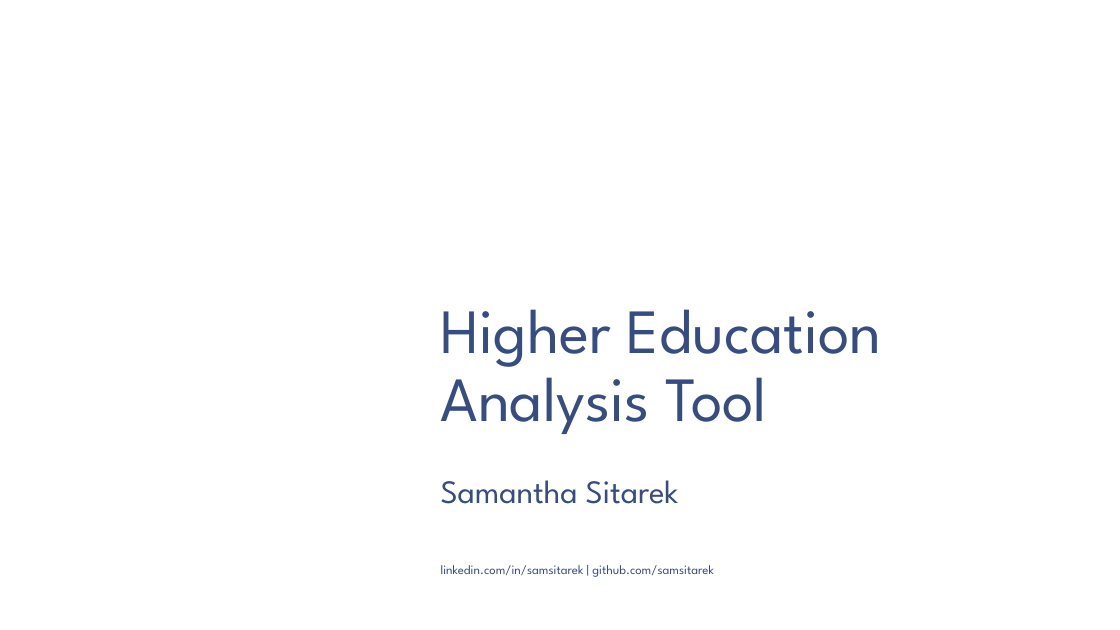
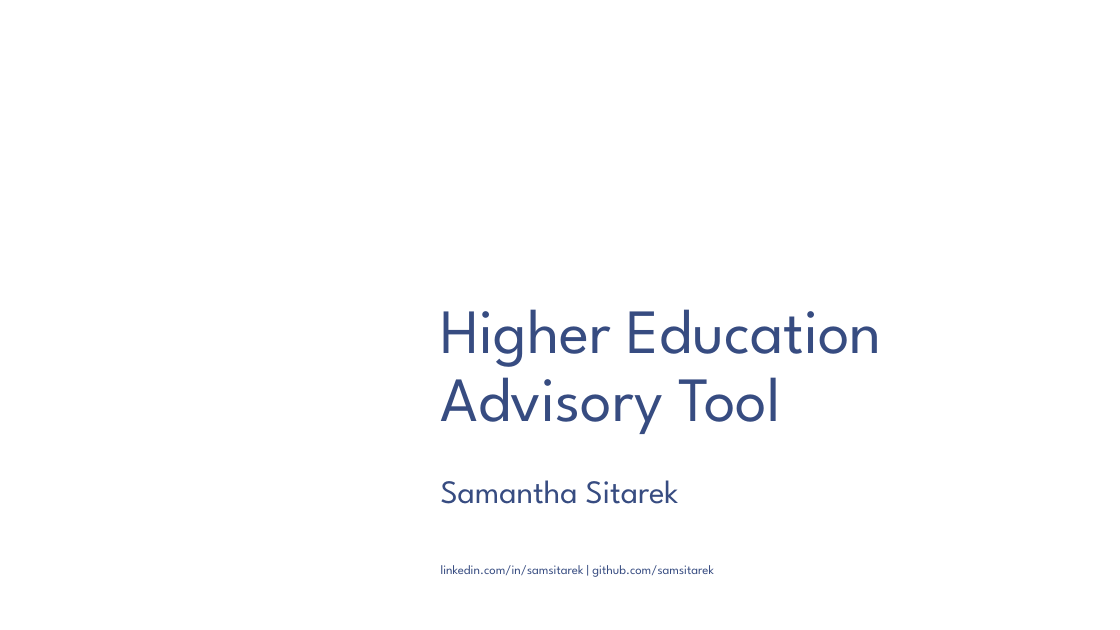
Before and after one commit to SamSitarek/advisory_tool, a slide deck: slide 1 of Higher Education Advisory Tool Presentation.pptx. Drawn at 1120x630 pixels with LibreOffice and Linux fonts; fonts in the diff are those of the drawing; background and template pictures are left out. Boxes give left, top, right and bottom in pixels: in the first picture for what was removed or moved away, otherwise in the second. Text is boxed around its words. In the diff, an @@ line names an element or a change of style, - is before the commit and + after.

```diff
--- a/Higher Education Advisory Tool Presentation.pptx
+++ b/Higher Education Advisory Tool Presentation.pptx
@@ title at bbox=[441, 309, 882, 434]: text changed @@
-Higher Education Analysis Tool
+Higher Education Advisory Tool
```
Also in this commit, not shown: 3 slides added, 17 other files.
